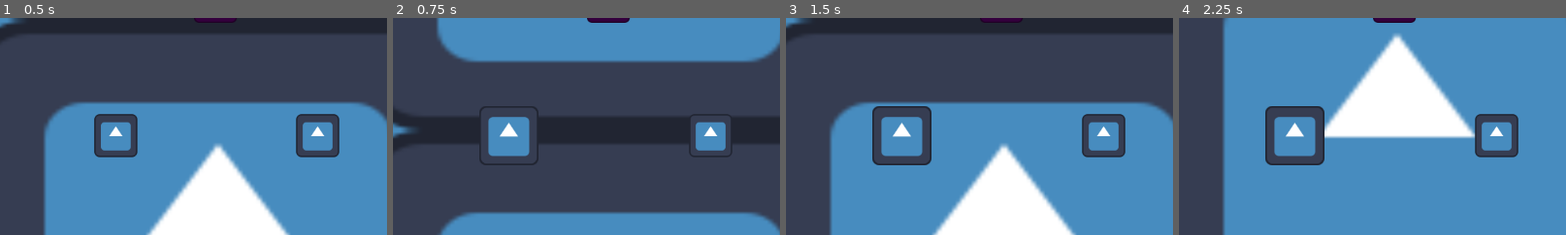
Above: before the commit, frames 1-4 (left to right).
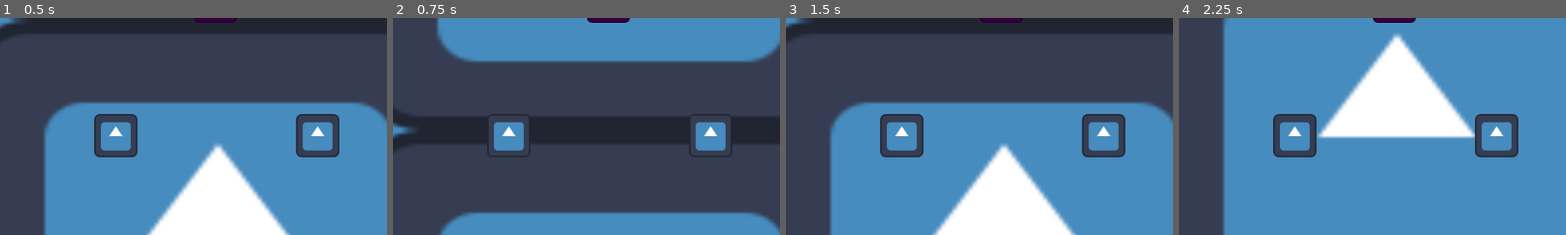
Above: after the commit, the same moments.

Repository: SUTD-Dev-n-Dice/CCG-2025
Game: Godot game, scene res://Scenes/Levels/Minigames/BulletHell.tscn
Same seed, same stepped clock (60 frames per second), same inputs: the game is played once before the commit and once after it. This scene is started directly instead of the project's main scene. The engine's default icon, where the game draws it, is replaced by a stand-in: a white triangle on a blue panel in a dark square.
Inputs:
- Up to frame 1 (0.5 s): no input
- Up to frame 2 (0.75 s): tap Z (z) at 0.6 s
- Up to frame 3 (1.5 s): tap Z (z) at 1.35 s
- Up to frame 4 (2.25 s): tap Z (z) at 2.1 s
The pictures show only the part of the screen within x 20-70%, y 50-100%; the shares and areas given below are measured in that part.

Frame 1 is identical in both runs. In frame 2, 1.8% of the frame differs, in the area x 22-38%, y 40-68%; in frame 3, 3.0%; in frame 4, 3.0%.
Error after the commit: Parse Error: Invalid argument for "create_spike()" function: argument 1 should be "res://Scripts/Objects/BulletHell/Player.gd" but is "res://Scripts/Objects/Bu…

Commit message:
feat(bullet-hell/player): add co-op player attacks

Diff:
--- a/Scenes/Levels/Minigames/BulletHell.tscn
+++ b/Scenes/Levels/Minigames/BulletHell.tscn
@@ -214,21 +214,27 @@
 [node name="Enemy" parent="." groups=["Enemy"] instance=ExtResource("2_vy5ie")]
 position = Vector2(548, 300)
 
-[node name="Player1" parent="." groups=["Player"] instance=ExtResource("5_4tn5h")]
+[node name="Player1" parent="." node_paths=PackedStringArray("other") groups=["Player"] instance=ExtResource("5_4tn5h")]
 position = Vector2(400, 500)
 left = &"left1"
 right = &"right1"
 up = &"up1"
 down = &"down1"
 jump = &"z"
-
-[node name="Player2" parent="." groups=["Player"] instance=ExtResource("5_4tn5h")]
+spike = &"x"
+wave = &"c"
+other = NodePath("../Player2")
+
+[node name="Player2" parent="." node_paths=PackedStringArray("other") groups=["Player"] instance=ExtResource("5_4tn5h")]
 position = Vector2(700, 500)
 left = &"left2"
 right = &"right2"
 up = &"up2"
 down = &"down2"
-jump = &"x"
+jump = &"slash"
+spike = &"."
+wave = &","
+other = NodePath("../Player1")
 
 [connection signal="button_down" from="GameUI/GameOver/Return" to="." method="_on_return_button_down"]
 [connection signal="button_down" from="GameUI/GameOver/Retry" to="." method="_on_retry_button_down"]
--- /dev/null
+++ b/Scenes/Objects/BulletHell/player_shockwave.tscn
@@ -0,0 +1,22 @@
+[gd_scene load_steps=4 format=3 uid="uid://2rex3a871vrv"]
+
+[ext_resource type="Script" uid="uid://bm2ibseonxs4c" path="res://Scripts/Objects/BulletHell/PlayerShockwave.gd" id="1_dwkr7"]
+
+[sub_resource type="CircleShape2D" id="CircleShape2D_ljq4w"]
+
+[sub_resource type="CircleShape2D" id="CircleShape2D_dwkr7"]
+radius = 20.0
+
+[node name="PlayerShockwave" type="Node2D"]
+script = ExtResource("1_dwkr7")
+width = 20.0
+
+[node name="Line2D" type="Line2D" parent="."]
+
+[node name="Area2D" type="Area2D" parent="."]
+
+[node name="CollisionInner2D" type="CollisionShape2D" parent="Area2D"]
+shape = SubResource("CircleShape2D_ljq4w")
+
+[node name="CollisionOuter2D" type="CollisionShape2D" parent="Area2D"]
+shape = SubResource("CircleShape2D_dwkr7")
--- /dev/null
+++ b/Scenes/Objects/BulletHell/player_spike.tscn
@@ -0,0 +1,14 @@
+[gd_scene load_steps=2 format=3 uid="uid://bgx8ixq6fdp76"]
+
+[ext_resource type="Script" uid="uid://bex3ytl4spxq4" path="res://Scripts/Objects/BulletHell/PlayerSpike.gd" id="1_nlugw"]
+
+[node name="PlayerSpike" type="Node2D"]
+script = ExtResource("1_nlugw")
+
+[node name="Line2D" type="Line2D" parent="."]
+points = PackedVector2Array(0, 0, 0, 0)
+width = 5.0
+
+[node name="Area2D" type="Area2D" parent="."]
+
+[node name="CollisionPolygon2D" type="CollisionPolygon2D" parent="Area2D"]
--- /dev/null
+++ b/Scripts/Objects/BulletHell/PlayerShockwave.gd
@@ -0,0 +1,89 @@
+extends Node2D
+
+#region Class Preloads
+const Player = preload("res://Scripts/Objects/BulletHell/Player.gd")
+const Enemy = preload("res://Scripts/Objects/BulletHell/Enemy.gd")
+#endregion
+
+@export_group("Properties")
+@export_custom(PROPERTY_HINT_NONE, "suffix:px") var start_radius: float = 100
+@export_custom(PROPERTY_HINT_NONE, "suffix:px") var max_radius: float = 1000
+@export var spread_duration_sec: float = 1.0
+@export_custom(PROPERTY_HINT_NONE, "suffix:px") var width: float = 5
+
+var player: Player
+
+var time_elapsed_sec: float = 0.0
+var radius: float
+var inner_radius: float:
+	get: return max(0.0, radius - thickness)
+
+var thickness: float:
+	get: return $Line2D.width
+	set(width): $Line2D.width = width
+
+var centre: Vector2:
+	get: return self.position
+	set(new): self.position = new
+
+var area: Area2D:
+	get: return $Area2D
+
+var overlapping_bodies: Array[Node2D] = []
+
+func _update_circle_shape_radius(collision: CollisionShape2D, radius: float):
+	var circle = collision.shape as CircleShape2D
+	if circle != null:
+		circle.radius = radius
+
+func _update_circle():
+	# calculate new radius
+	var t = min(time_elapsed_sec / spread_duration_sec, 1.0)
+	radius = lerp(start_radius, max_radius, t)
+
+	# update collision body shape
+	_update_circle_shape_radius($Area2D/CollisionOuter2D, radius)
+	_update_circle_shape_radius($Area2D/CollisionInner2D, inner_radius)
+
+	# calculate circle outline
+	var num_sides = 128
+	var points = PackedVector2Array()
+	var angle_delta = TAU / float(num_sides)
+	for i in range(num_sides + 1):
+		var angle = i * angle_delta
+		var x = cos(angle) * radius
+		var y = sin(angle) * radius
+		points.append(Vector2(x, y))
+	$Line2D.points = points
+
+func _is_body_in_outline(body: Node2D):
+	var dist = position.distance_to(body.position)
+	return dist > inner_radius and dist <= radius
+
+func _destroy():
+	if player != null:
+		player.shockwave = null
+	queue_free()
+
+func _ready():
+	thickness = width
+	radius = start_radius
+	if player != null:
+		centre = player.position
+	area.body_entered.connect(func(body): overlapping_bodies.append(body))
+	area.body_exited.connect(func(body): overlapping_bodies.erase(body))
+
+func _physics_process(delta):
+	if time_elapsed_sec >= spread_duration_sec:
+		_destroy()
+
+	time_elapsed_sec += delta
+	_update_circle()
+	for body in area.get_overlapping_bodies():
+		if not _is_body_in_outline(body):
+			continue
+		if body is Enemy:
+			# we may want a generic take damage if not everything is bullet
+			body.bulletDamaged()
+		if body is Player:
+			body.take_damage()
--- /dev/null
+++ b/Scripts/Objects/BulletHell/PlayerSpike.gd
@@ -0,0 +1,63 @@
+extends Node2D
+
+#region Class Preloads
+const Player = preload("res://Scripts/Objects/BulletHell/Player.gd")
+const Enemy = preload("res://Scripts/Objects/BulletHell/Enemy.gd")
+#endregion
+
+@export_group("Properties")
+@export var active_time_sec: float = 2
+@export_custom(PROPERTY_HINT_NONE, "suffix:px") var width: float = 10
+
+var player: Player
+var tracker: Player.SharedState
+
+var thickness: float:
+	get: return $Line2D.width
+	set(width): $Line2D.width = width
+
+var start: Vector2:
+	get: return $Line2D.points[0]
+	set(start): $Line2D.points[0] = start
+
+var end: Vector2:
+	get: return $Line2D.points[1]
+	set(end): $Line2D.points[1] = end
+
+func _update_polygon():
+	# update line points
+	start = player.position
+	end = player.other.position
+
+	# calculate collision body
+	var p1 = start
+	var p2 = end
+	var dir = (p2 - p1).normalized()
+	var normal = Vector2(-dir.y, dir.x)
+	var width = thickness / 2
+	$Area2D/CollisionPolygon2D.polygon = [
+		p1 + normal * width,
+		p2 + normal * width,
+		p1 - normal * width,
+		p1 - normal * width,
+	];
+
+func _destroy() -> void:
+	if tracker != null:
+		tracker.spike = null
+	queue_free()
+
+func _ready() -> void:
+	thickness = width;
+	var t = get_tree().create_timer(active_time_sec)
+	t.timeout.connect(_destroy)
+
+func _physics_process(delta: float) -> void:
+	if player == null or player.other == null:
+		_destroy()
+
+	_update_polygon()
+	for body in $Area2D.get_overlapping_bodies():
+		if body is Enemy:
+			# we may want a generic take damage if not everything is bullet
+			body.bulletDamaged()
--- a/Scripts/Objects/BulletHell/player.gd
+++ b/Scripts/Objects/BulletHell/player.gd
@@ -1,70 +1,149 @@
 extends CharacterBody2D
 
+#region Class Preloads
+const Player = preload("res://Scripts/Objects/BulletHell/Player.gd")
+const PlayerSpike = preload("res://Scripts/Objects/BulletHell/PlayerSpike.gd")
+const PlayerShockwave = preload("res://Scripts/Objects/BulletHell/PlayerShockwave.gd")
+const GameManager = preload("res://Scripts/Objects/BulletHell/GameManager.gd")
+
+const PLAYER_SPIKE_SCENE = preload("res://Scenes/Objects/BulletHell/player_spike.tscn")
+const PLAYER_SHOCKWAVE_SCENE = preload("res://Scenes/Objects/BulletHell/player_shockwave.tscn")
+#endregion
+
 enum PlayerState { GROUNDED, FALLING }
+const PlayerName = {
+	ONE = "Player1",
+	TWO = "Player2",
+}
 
 @export_group("Input Map")
-@export_subgroup("Movement")
 @export var left: StringName
 @export var right: StringName
 @export var up: StringName
 @export var down: StringName
-@export_subgroup("Action")
 @export var jump: StringName
+@export var spike: StringName
+@export var wave: StringName
 
-@onready var game_manager = get_node("/root/BulletHell")
+@export_group("References")
+@export var other: Player
+
+@onready var game_manager: GameManager = get_node("/root/BulletHell")
 
 var healthQuarts: float = 12.0
 var maxHealthQuarters: int = 12
 var canTakeDamage := true
 var damageCooldown := 0.5   # invulnerability timing in seconds
+var shockwave: PlayerShockwave = null
 signal health_changed(player: String, health: float)
 signal game_end
 
-const ORIGINAL_SCALE = Vector2(1, 1)
-const JUMP_SCALE = Vector2(1.5, 1.5)
+#region Shared Internals
+var shared = SharedState.get_instance()
+class SharedState extends RefCounted:
+	static var _instance: SharedState
+	var spike: PlayerSpike
 
+	func _init():
+		if _instance != null:
+			printerr("attempted creation of second SharedState instance")
+			return
+		_instance = self
+		spike = null
+
+	func create_spike(creator: Player) -> PlayerSpike:
+		if spike != null:
+			return null
+
+		spike = PLAYER_SPIKE_SCENE.instantiate()
+		spike.player = creator
+		spike.tracker = self
+		return spike
+
+	static func get_instance() -> SharedState:
+		if _instance == null:
+			_instance = SharedState.new()
+		return _instance
+#endregion
+
+#region Sprite Internals
+var _sprite_original_scale: float
+var _sprite_scale: float:
+	get:
+		return $Sprite2D.scale.x / _sprite_original_scale
+	set(new_scale):
+		$Sprite2D.z_index = new_scale * 100
+		$Sprite2D.scale.x = _sprite_original_scale * new_scale
+		$Sprite2D.scale.y = _sprite_original_scale * new_scale
+
+func _sprite_init_scale():
+	_sprite_original_scale = $Sprite2D.scale.x
+
+func _sprite_update_state(state: PlayerState):
+	_sprite_scale = {
+		PlayerState.GROUNDED: 1.0,
+		PlayerState.FALLING: 1.5,
+	}[state]
+
+func _sprite_process_delta(delta: float):
+	if state == PlayerState.FALLING:
+		_sprite_scale -= delta
+		if _sprite_scale <= 1.0:
+			update_state(PlayerState.GROUNDED)
+#endregion
+
+#region State Internals
+var running: bool:
+	get: return not game_manager.getState(); # getState returns isEnded
 var state: PlayerState = PlayerState.GROUNDED
 
 func update_state(new_state: PlayerState):
 	state = new_state
-	match state:
-		PlayerState.GROUNDED:
-			$CollisionShape2D.disabled = false
-			scale = ORIGINAL_SCALE
-		PlayerState.FALLING:
-			$CollisionShape2D.disabled = true
-			scale = JUMP_SCALE
+	_sprite_update_state(new_state)
+#endregion
 
-func process_input():
+func _ready():
+	_sprite_init_scale()
+
+func _process_input():
 	# movement
 	var input_direction = Input.get_vector(left, right, up, down).normalized()
 	velocity = input_direction * 400
 
 	# use name as the indicator for current player
-	if name == "Player1":
+	if name == PlayerName.ONE:
 		game_manager.setPlayer1Position(position)
-	elif name == "Player2":
+	elif name == PlayerName.TWO:
 		game_manager.setPlayer2Position(position)
 
 	# jump
-	if (state == PlayerState.GROUNDED and Input.is_action_just_pressed(jump)):
+	if Input.is_action_just_pressed(jump) and state == PlayerState.GROUNDED:
 		update_state(PlayerState.FALLING)
 
+	# spike
+	if Input.is_action_just_pressed(spike) and other != null:
+		var spike = shared.create_spike(self)
+		if spike:
+			game_manager.add_child(spike)
+
+	# shockwave
+	if Input.is_action_just_pressed(wave) and shockwave == null:
+		shockwave = PLAYER_SHOCKWAVE_SCENE.instantiate()
+		shockwave.player = self
+		game_manager.add_child(shockwave)
+
 func _process(delta):
-	if not game_manager.getState():
-		process_input()
+	if not running:
+		return
+
+	_process_input()
 
 func _physics_process(delta):
-	if game_manager.getState():
+	if not running:
 		return
 
 	move_and_slide()
-	if (state == PlayerState.FALLING):
-		scale.x -= delta
-		scale.y = scale.x
-		if (scale <= ORIGINAL_SCALE):
-			update_state(PlayerState.GROUNDED)
-		$Sprite2D.z_index = scale.x * 100
+	_sprite_process_delta(delta)
 
 	# check for damage events
 	for i in get_slide_collision_count():
Not shown, added: Scripts/Objects/BulletHell/PlayerShockwave.gd.uid
Not shown, added: Scripts/Objects/BulletHell/PlayerSpike.gd.uid
